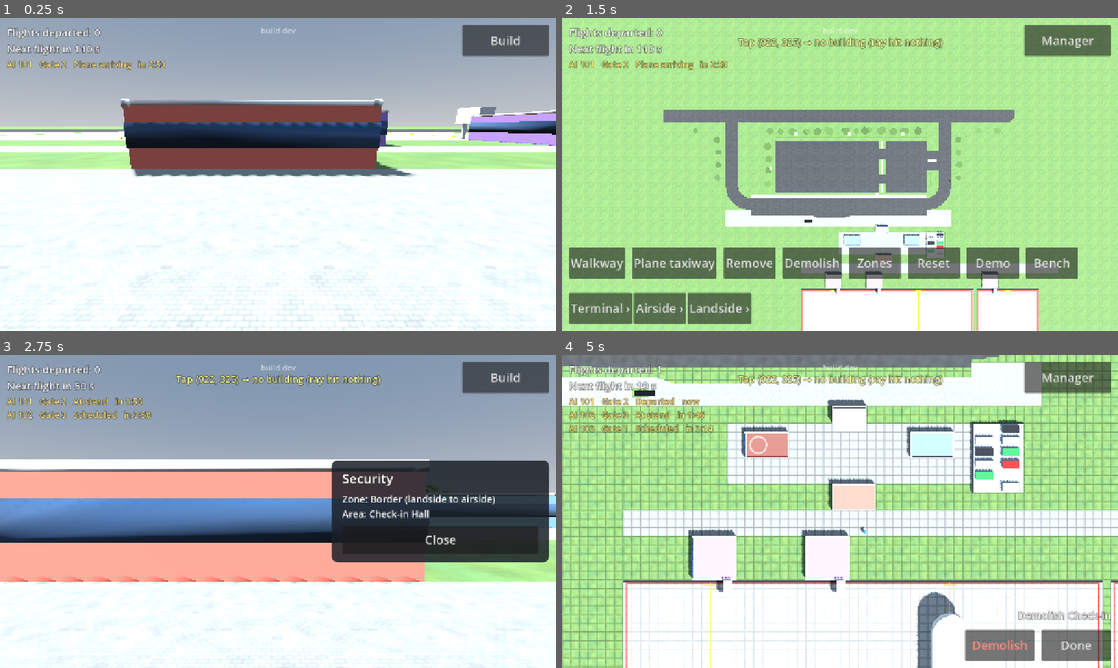
Above: before the commit, frames 1-4 (two rows, left to right).
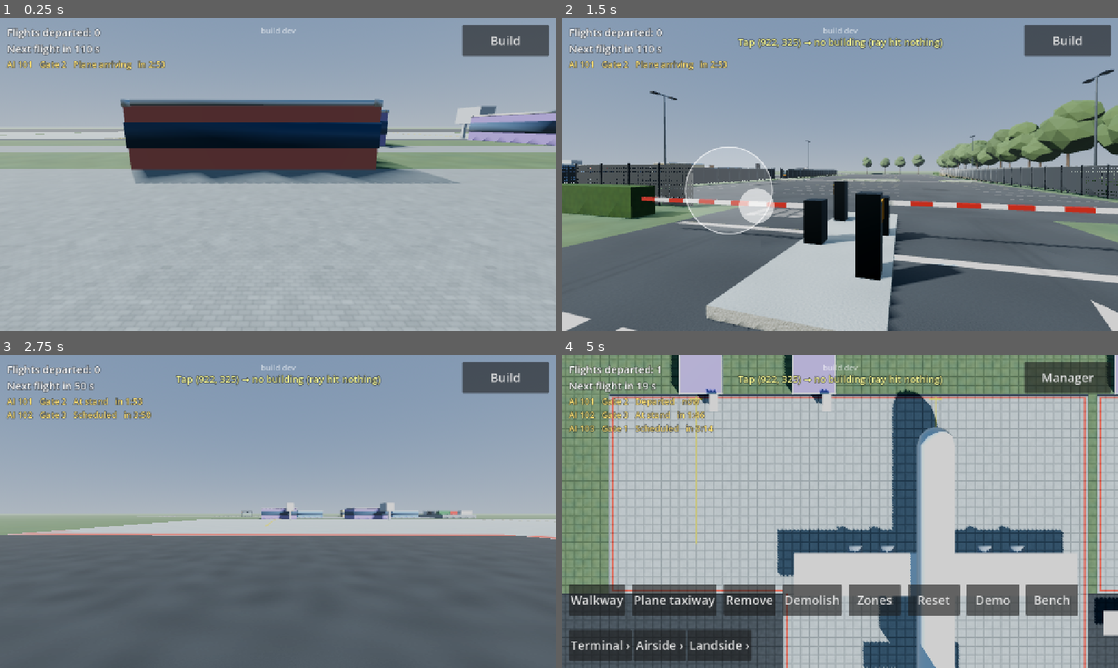
Above: after the commit, the same moments.

Repository: jakobmaier16-pixel/airport-idle
Game: Godot game, scene res://tests/screenshots.tscn
The game is run twice, just before and just after one commit, with the same random seed, the same clock (stepped at 60 frames per second) and the same inputs. This scene is started directly instead of the project's main scene.
Inputs (mouse positions are in pixels of both pictures, inside the frame that each line leads up to):
- Up to frame 1 (0.25 s): no input
- Up to frame 2 (1.5 s): move the mouse to (962, 158) at 0.52 s; hold D (move_right) 0.53-1.25 s; click (962, 158) at 0.67 s; drag from (728, 190) to (812, 237) at 1.27 s
- Up to frame 3 (2.75 s): move the mouse to (333, 442) at 2.02 s; hold D (move_right) from 2.03 s (still down)
- Up to frame 4 (5 s): release D (move_right) at 2.75 s; drag from (812, 574) to (673, 464) at 2.77 s; move the mouse to (1006, 558) at 3.52 s; hold A (move_left) 3.53-4.25 s; drag from (673, 464) to (756, 433) at 4.27 s

The runs differ from the first frame. In frame 1, 68% of the frame differs, in the area x 0-100%, y 25-100%; in frame 2, 96%, in the area x 0-100%, y 0-100%; in frame 3, 66%; in frame 4, 96%.

Commit message:
Realism pass: landside z-fighting, fence cut-out, outdoor environment, muted grass, hedge texture
Co-Authored-By: Claude Opus 5.5 <noreply@anthropic.com>
Claude-Session: https://claude.ai/code/session_016JzPU8AkwxWN3HSzg2RW6F

Diff:
--- a/assets/materials/ground_grid.gdshader
+++ b/assets/materials/ground_grid.gdshader
@@ -21,6 +21,10 @@
 // Markings atlas, 1024 x 1024; only strips of it are used (rows given in pixels, y from the top).
 uniform sampler2D markings_tex : source_color, filter_linear, repeat_enable;
 uniform float grass_tile_m = 8.0;
+// Natural grass: the albedo texture is a little too saturated and bright next to the PBR models
+// (realism pass); this pulls it towards a muted field green.
+uniform float grass_saturation = 0.78;
+uniform float grass_brightness = 0.92;
 uniform float asphalt_tile_m = 4.0;
 uniform float concrete_tile_m = 5.0;
 uniform float paving_tile_m = 2.0;
@@ -111,6 +115,7 @@
 		color = textureGrad(paving_tex, world / paving_tile_m, dx / paving_tile_m, dy / paving_tile_m).rgb;
 	} else {
 		color = textureGrad(grass_tex, world / grass_tile_m, dx / grass_tile_m, dy / grass_tile_m).rgb;
+		color = mix(vec3(dot(color, vec3(0.299, 0.587, 0.114))), color, grass_saturation) * grass_brightness;
 	}
 
 	vec2 in_cell = fract(cell) - 0.5;
--- /dev/null
+++ b/assets/materials/hedge.tres
@@ -0,0 +1,11 @@
+[gd_resource type="StandardMaterial3D" format=3]
+
+[ext_resource type="Texture2D" path="res://assets/textures/grass/grass_albedo.png" id="1_albedo"]
+
+[resource]
+resource_name = "hedge"
+albedo_color = Color(0.5, 0.64, 0.4, 1)
+albedo_texture = ExtResource("1_albedo")
+roughness = 1.0
+uv1_scale = Vector3(0.9, 0.9, 0.9)
+uv1_triplanar = true
--- a/assets/materials/markings_solid.tres
+++ b/assets/materials/markings_solid.tres
@@ -5,7 +5,7 @@
 [resource]
 resource_name = "markings_solid"
 transparency = 2
-alpha_scissor_threshold = 0.5
+alpha_scissor_threshold = 0.3
 alpha_antialiasing_mode = 1
 cull_mode = 2
 vertex_color_use_as_albedo = true
--- a/project.godot
+++ b/project.godot
@@ -73,5 +73,6 @@
 rendering_device/driver.windows="d3d12"
 renderer/rendering_method="mobile"
 textures/vram_compression/import_etc2_astc=true
+anti_aliasing/quality/msaa_3d=1
 lights_and_shadows/directional_shadow/size.mobile=4096
 lights_and_shadows/directional_shadow/soft_shadow_filter_quality.mobile=2
--- a/scenes/buildings/landside_layer.gd
+++ b/scenes/buildings/landside_layer.gd
@@ -25,6 +25,11 @@
 const FENCE_FADE_MARGIN_M: float = 10.0
 ## Pieces without a stand-in are drawn up to here (manager view only).
 const SMALL_PROP_END_M: float = 80.0
+## The whole layer sits this far (metres) above the ground plane. The models put road surface and paint at
+## y = 0 and the Blender previews put the grass 1 cm below it; in the game both are at 0 and the road
+## z-fought with the ground (grass poking through the asphalt in stair steps). Everything moves together,
+## so the pieces keep their own relative offsets (paint 1 mm above its surface, kerb 15 cm).
+const GROUND_LIFT_M: float = 0.02
 ## MultiMeshes are split by map area, so a visibility range works per area and not for the whole map.
 const CHUNK_CELLS: int = 24
 ## Parts lower than this (metres) cast no shadow.
@@ -61,6 +66,10 @@
 	var use_colors: bool
 	var transforms: Dictionary[Building, Array] = {}
 	var colors: Dictionary[Building, Color] = {}
+
+
+func _ready() -> void:
+	position.y = GROUND_LIFT_M
 
 
 func _process(_delta: float) -> void:
@@ -283,7 +292,12 @@
 		for surface in part.mesh.get_surface_count():
 			var material := part.mesh.surface_get_material(surface)
 			if material != null:
-				part.mesh.surface_set_material(surface, _shared_material(material.resource_name, part.kind))
+				var wanted := material.resource_name
+				# A hedge is a box in the model: a leafy texture (triplanar, no UVs needed) keeps it from
+				# reading as a flat green block until the visual lane reshapes it.
+				if wanted == "foliage" and model.resource_path.ends_with("/hedge_2m.glb"):
+					wanted = "hedge"
+				part.mesh.surface_set_material(surface, _shared_material(wanted, part.kind))
 		parts.append(part)
 	root.free()
 	return parts
--- a/scenes/ground/ground.tscn
+++ b/scenes/ground/ground.tscn
@@ -9,7 +9,7 @@
 [sub_resource type="BoxShape3D" id="BoxShape3D_map"]
 
 [sub_resource type="StandardMaterial3D" id="StandardMaterial3D_surroundings"]
-albedo_color = Color(0.3, 0.4, 0.27, 1)
+albedo_color = Color(0.29, 0.36, 0.26, 1)
 roughness = 1.0
 
 [sub_resource type="PlaneMesh" id="PlaneMesh_surroundings"]
--- a/scenes/main/main.gd
+++ b/scenes/main/main.gd
@@ -176,6 +176,8 @@
 	else:
 		_manager_camera.make_current()
 	_build_camera.update_shadows()
+	# Distance haze is for the first-person view; seen from above it would only grey the map out.
+	($WorldEnvironment as WorldEnvironment).environment.fog_enabled = not building
 
 	_manager.input_enabled = not building
 	_hud.joystick.enabled = not building
--- a/scenes/main/main.tscn
+++ b/scenes/main/main.tscn
@@ -12,6 +12,12 @@
 [ext_resource type="Script" path="res://scenes/planes/plane_layer.gd" id="10_plane_layer"]
 
 [sub_resource type="ProceduralSkyMaterial" id="ProceduralSkyMaterial_sky"]
+sky_top_color = Color(0.33, 0.46, 0.68, 1)
+sky_horizon_color = Color(0.72, 0.78, 0.85, 1)
+sky_curve = 0.18
+ground_bottom_color = Color(0.3, 0.33, 0.3, 1)
+ground_horizon_color = Color(0.72, 0.78, 0.85, 1)
+sun_angle_max = 25.0
 
 [sub_resource type="Sky" id="Sky_main"]
 sky_material = SubResource("ProceduralSkyMaterial_sky")
@@ -20,7 +26,16 @@
 background_mode = 2
 sky = SubResource("Sky_main")
 ambient_light_source = 3
-tonemap_mode = 2
+ambient_light_energy = 1.0
+tonemap_mode = 4
+tonemap_exposure = 1.0
+fog_enabled = true
+fog_light_color = Color(0.72, 0.78, 0.85, 1)
+fog_density = 0.0008
+fog_sky_affect = 0.3
+adjustment_enabled = true
+adjustment_contrast = 1.05
+adjustment_saturation = 1.05
 
 [node name="Main" type="Node3D"]
 script = ExtResource("7_main")
@@ -29,12 +44,14 @@
 environment = SubResource("Environment_main")
 
 [node name="Sun" type="DirectionalLight3D" parent="."]
-transform = Transform3D(0.81915206, -0.46984634, 0.32898995, 0, 0.57357645, 0.81915206, -0.57357645, -0.6710101, 0.46984634, 0, 10, 0)
-light_color = Color(1, 0.98, 0.94, 1)
+transform = Transform3D(0.819, -0.3685, 0.439, 0, 0.765, 0.643, -0.573, -0.5266, 0.627, 0, 10, 0)
+light_color = Color(1, 0.97, 0.91, 1)
+light_energy = 1.25
 shadow_enabled = true
 directional_shadow_mode = 1
 directional_shadow_blend_splits = true
-directional_shadow_max_distance = 50.0
+directional_shadow_split_1 = 0.12
+directional_shadow_max_distance = 150.0
 
 [node name="Ground" parent="." instance=ExtResource("1_ground")]
 
--- /dev/null
+++ b/tests/cases/test_60_realism.gd
@@ -0,0 +1,63 @@
+extends TestCase
+## Realism pass (technical causes of the "looks worse than the previews" report): the landside layer sits
+## above the ground plane (no z-fighting), fence cut-outs survive mipmapping, hedges are not flat green,
+## the outdoor environment is set up (tone mapping, fog, shadow range, sun angle).
+
+
+func test_landside_layer_is_lifted_above_the_ground() -> void:
+	await start_game()
+	var layer := main.get_node("Landside") as LandsideLayer
+	check(layer.position.y >= 0.01, "the landside layer is at least 1 cm above the ground plane (road and ground must not share a depth)")
+	check(layer.position.y <= 0.05, "but not so far that it shows as a step")
+	var ground := main.get_node("Ground") as Node3D
+	check_eq(ground.position.y, 0.0, "the ground stays at 0 (planes, stands and the runway are on it)")
+
+
+func test_fence_cutout_material_survives_mipmaps() -> void:
+	var fence := load("res://assets/models/landside/fence_panel_2m.glb") as PackedScene
+	var found := false
+	for part: LandsideLayer.Part in LandsideLayer.parts_of(fence):
+		if part.kind != LandsideLayer.Kind.MAIN:
+			continue
+		for surface in part.mesh.get_surface_count():
+			var material := part.mesh.surface_get_material(surface) as BaseMaterial3D
+			if material != null and material.resource_name == "markings_solid":
+				found = true
+				check_eq(material.transparency, BaseMaterial3D.TRANSPARENCY_ALPHA_SCISSOR, "the fence is an alpha cut-out (writes depth)")
+				check(material.alpha_scissor_threshold <= 0.35, "a low threshold: thin wires still pass in the lower mip levels")
+				check_eq(material.alpha_antialiasing_mode, BaseMaterial3D.ALPHA_ANTIALIASING_ALPHA_TO_COVERAGE, "alpha to coverage")
+	check(found, "the fence mesh uses the markings_solid material")
+	check(ProjectSettings.get_setting("rendering/anti_aliasing/quality/msaa_3d") >= 1, "MSAA is on: alpha to coverage does nothing without it")
+	var texture_import := FileAccess.get_file_as_string("res://assets/textures/markings/markings_albedo.png.import")
+	check(texture_import.contains("mipmaps/generate=true"), "the paint atlas has mipmaps")
+
+
+func test_hedge_is_not_flat_green() -> void:
+	var hedge := load("res://assets/models/landside/hedge_2m.glb") as PackedScene
+	for part: LandsideLayer.Part in LandsideLayer.parts_of(hedge):
+		if part.kind != LandsideLayer.Kind.MAIN:
+			continue
+		var material := part.mesh.surface_get_material(0) as BaseMaterial3D
+		check(material != null and material.albedo_texture != null, "the hedge has a leaf texture")
+
+
+func test_environment_is_outdoor_realistic() -> void:
+	await start_game()
+	var environment := (main.get_node("WorldEnvironment") as WorldEnvironment).environment
+	check_eq(environment.tonemap_mode, Environment.TONE_MAPPER_AGX, "AgX tone mapping")
+	check(environment.fog_enabled and environment.fog_density > 0.0, "distance haze")
+	check_eq(environment.ambient_light_source, Environment.AMBIENT_SOURCE_SKY, "ambient light comes from the sky")
+	var sun := main.get_node("Sun") as DirectionalLight3D
+	var elevation := rad_to_deg(asin((sun.global_transform.basis.z).y))
+	check(elevation > 33.0 and elevation < 47.0, "the sun is about 35-45 degrees above the horizon (is %.1f)" % elevation)
+	check(sun.directional_shadow_max_distance >= 100.0, "shadows reach far enough for first person")
+	check(sun.shadow_enabled, "the sun casts shadows")
+
+
+func test_haze_only_in_manager_view() -> void:
+	await start_game()
+	var environment := (main.get_node("WorldEnvironment") as WorldEnvironment).environment
+	await open_build_view()
+	check(not environment.fog_enabled, "no haze in the build view (it would grey the map out)")
+	await close_build_view()
+	check(environment.fog_enabled, "haze is back in the manager view")
--- a/tests/screenshots.gd
+++ b/tests/screenshots.gd
@@ -18,16 +18,34 @@
 	manager_camera().face(Airport.grid.cell_to_world(at(Vector2i(22, 23))) + Vector3.UP * 1.5)
 	await _shot("manager_view_hall")
 	await _landside_shots()
-	if "--landside-only" in OS.get_cmdline_user_args():
+	if "--landside-only" in OS.get_cmdline_user_args() and "--realism" not in OS.get_cmdline_user_args():
 		get_tree().quit()
 		return
 	hud().get_node("SafeArea/NoticeBox/NoticePanel").visible = false
 
 	# South of gate 1's stand, looking across the plane to the gate, while it boards (first departure at 210 s, boarding from 120 s).
-	sim_seconds(60)
+	sim_seconds(170 if "--realism" in OS.get_cmdline_user_args() else 60)  # realism: the plane is at its stand
 	manager().global_position = Airport.grid.cell_to_world(at(Vector2i(16, 70)))
 	manager_camera().face(Airport.grid.block_center(at(Vector2i(6, 39)), Vector2i(20, 23)) + Vector3.UP * 2.0)
+	if "--realism" in OS.get_cmdline_user_args():
+		# Realism pass: stand 45 m from the first plane on an apron and look at it.
+		await frames(3)
+		var planes := get_tree().root.find_child("Planes", true, false)
+		var stand_spot := Airport.grid.block_center(at(Vector2i(6, 39)), Vector2i(20, 23))
+		var best: Node3D = null
+		for child in planes.get_children():
+			if child is Node3D and (best == null or (child as Node3D).global_position.distance_to(stand_spot) < best.global_position.distance_to(stand_spot)):
+				best = child
+		if best != null:
+			manager().global_position = best.global_position + Vector3(30.0, 0.0, 40.0)
+			manager_camera().face(best.global_position + Vector3.UP * 3.0)
 	await _shot("manager_at_gate_boarding")
+	if "--realism" in OS.get_cmdline_user_args():
+		await open_build_view()
+		build_camera().center_on(Airport.grid.cell_to_world(at(Vector2i(32, 30))))
+		await _shot("build_view")
+		get_tree().quit()
+		return
 
 	# The long-haul plane at the wide-body stand behind gate 3 (design doc §10.2).
 	manager().global_position = Airport.grid.cell_to_world(at(Vector2i(43, 84)))
@@ -107,6 +125,13 @@
 	manager().global_position = Airport.grid.cell_to_world(layout.call(3.0, 46.0))
 	manager_camera().face(Airport.grid.cell_to_world(layout.call(60.0, 36.0)) + Vector3.UP * 1.0)
 	await _shot("landside_carpark")
+	# Fence seen from outside, close (6 m) and far (30 m), and the hedge row (realism pass).
+	manager().global_position = Airport.grid.cell_to_world(layout.call(8.0, 30.0))
+	manager_camera().face(Airport.grid.cell_to_world(layout.call(30.0, 36.0)) + Vector3.UP * 1.3)
+	await _shot("landside_fence_near")
+	manager().global_position = Airport.grid.cell_to_world(layout.call(-12.0, 20.0))
+	manager_camera().face(Airport.grid.cell_to_world(layout.call(40.0, 40.0)) + Vector3.UP * 1.0)
+	await _shot("landside_fence_far")
 	await open_build_view()
 	build_camera().view_height = 200.0
 	build_camera().center_on(Airport.grid.cell_to_world(layout.call(72.0, 40.0)))
Binary file added: docs/screenshots/realism_pass/1_curb_crossing.png
Binary file added: docs/screenshots/realism_pass/2_carpark_fence_hedge.png
Binary file added: docs/screenshots/realism_pass/3_apron_plane.png
Binary file added: docs/screenshots/realism_pass/4_build_view.png
Not shown, added: tests/cases/test_60_realism.gd.uid
Not shown, changed: docs/status.md
